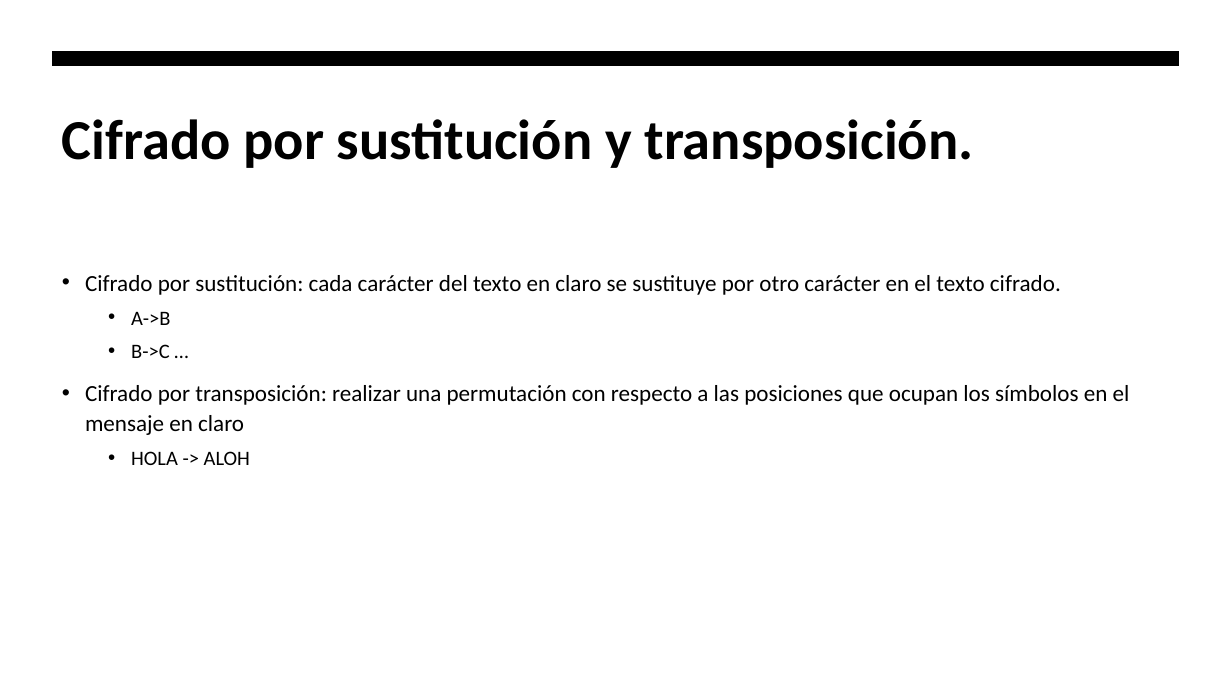
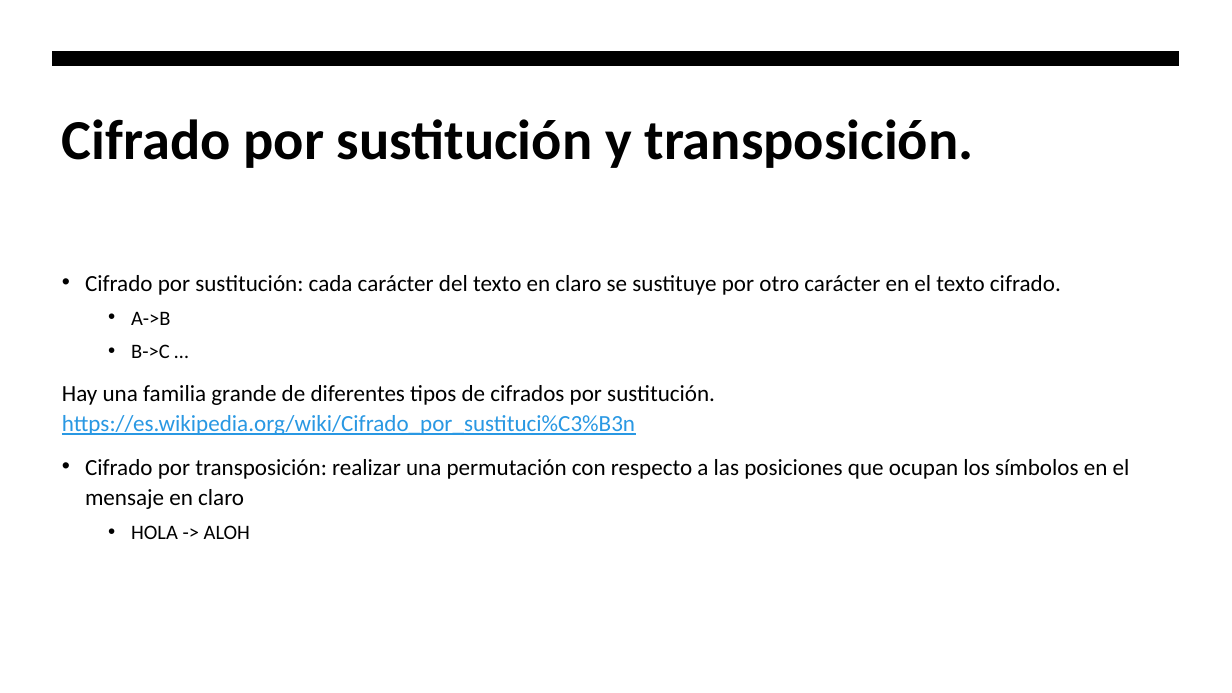
Before and after one commit to hombrefrustrado/criptografia-presentaci-n, a slide deck: slide 13 of criptografía teorica.pptx. Drawn at 1232x693 pixels with LibreOffice and Linux fonts; fonts in the diff are those of the drawing. Boxes give left, top, right and bottom in pixels: in the first picture for what was removed or moved away, otherwise in the second. Text is boxed around its words. In the diff, an @@ line names an element or a change of style, - is before the commit and + after.

```diff
--- a/criptografía teorica.pptx
+++ b/criptografía teorica.pptx
@@ text at (x1=62, y1=385, x2=715, y2=435): paragraph added @@
+Hay una familia grande de diferentes tipos de cifrados por sustitución. https://es.wikipedia.org/wiki/Cifrado_por_sustituci%C3%B3n
```
Also in this commit, not shown: 3 other slides changed, 6 slides added, 2 slides removed, 3 other files.
